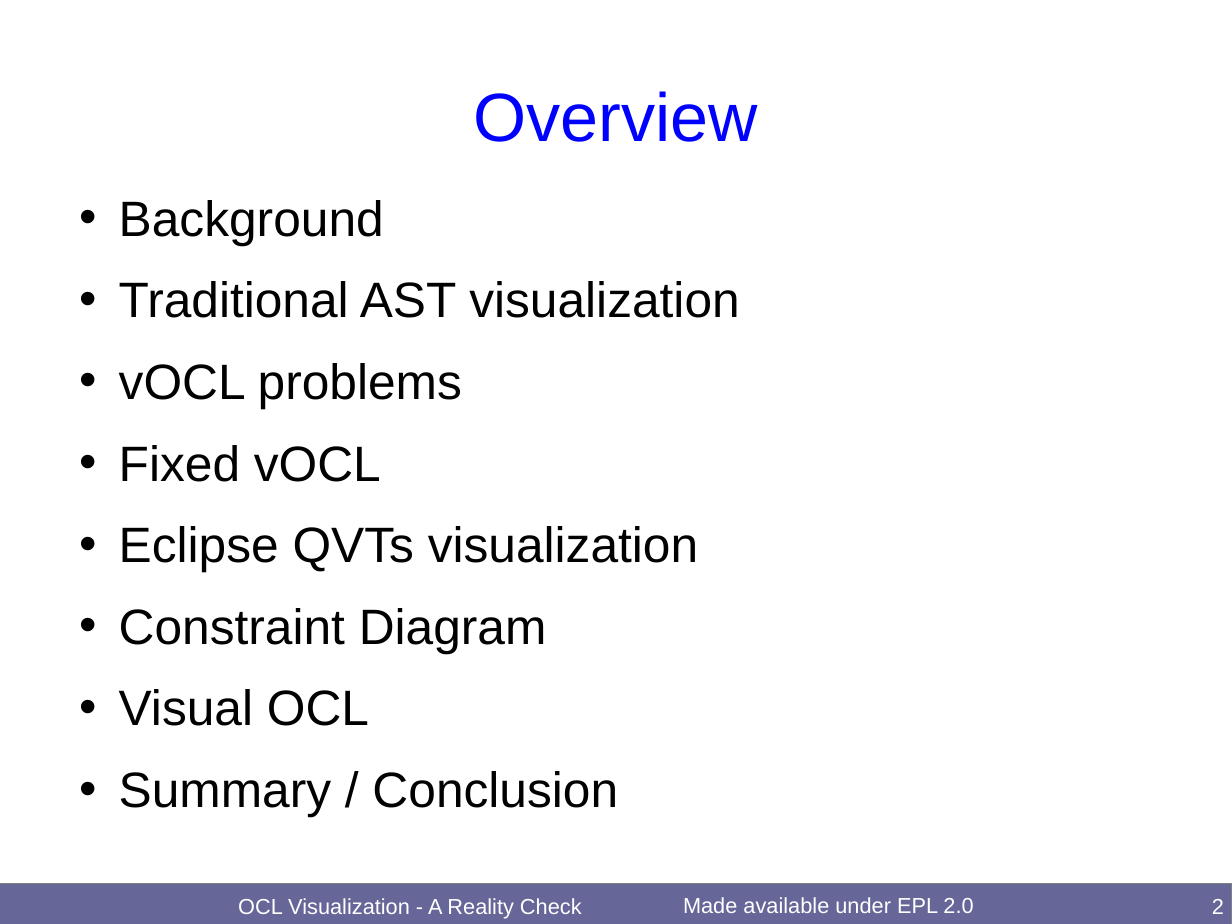
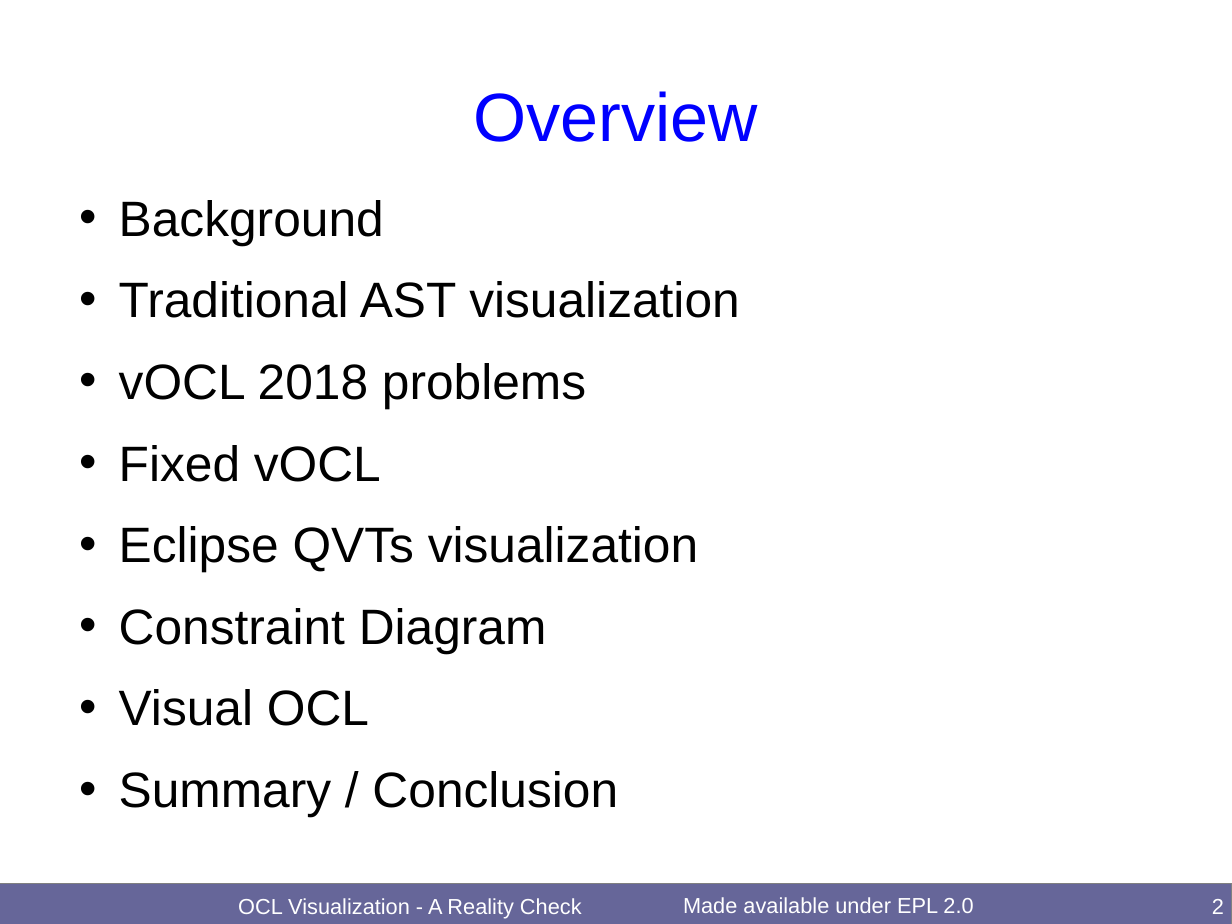
Before and after one commit to eclipse-ocl/ocl-website, a slide deck: slide 2 of ocl/docs/publications/OCL2019Visuals/OCLVisualization.odp. Drawn at 1232x924 pixels with LibreOffice and Linux fonts; fonts in the diff are those of the drawing. Boxes give left, top, right and bottom in pixels: in the first picture for what was removed or moved away, otherwise in the second. Text is boxed around its words. In the diff, an @@ line names an element or a change of style, - is before the commit and + after.

```diff
--- a/ocl/docs/publications/OCL2019Visuals/OCLVisualization.odp
+++ b/ocl/docs/publications/OCL2019Visuals/OCLVisualization.odp
@@ text at (119, 363, 586, 409): text changed @@
-• vOCL problems
+• vOCL 2018 problems
```
Also in this commit, not shown: 4 other slides changed, 2 slides added, 2 other files.
